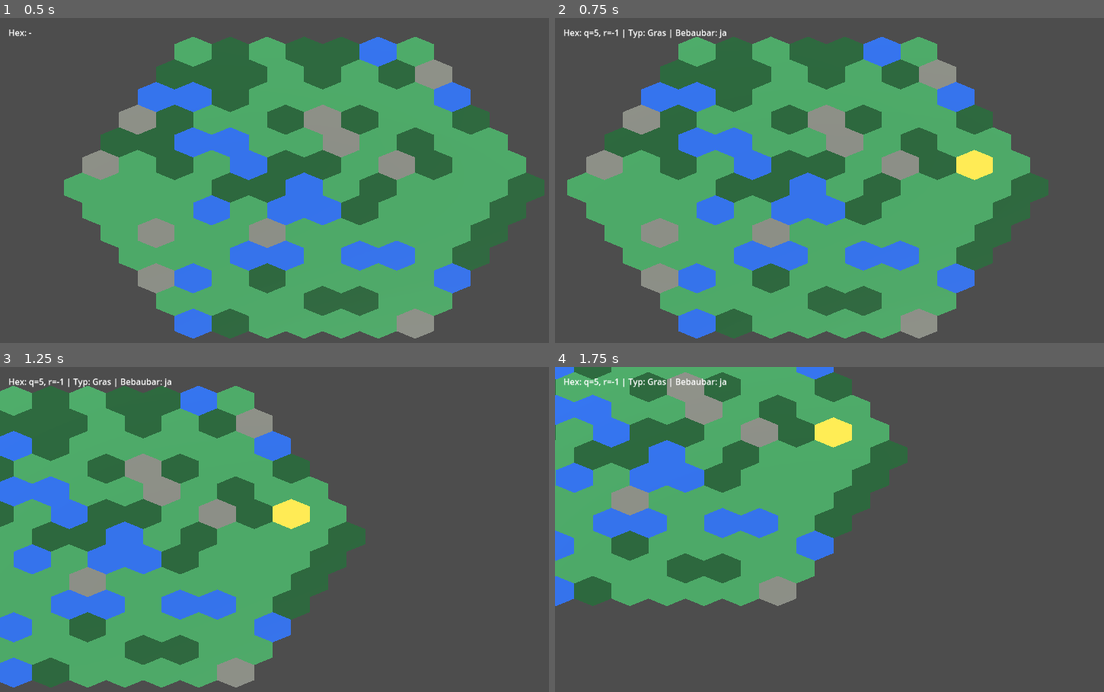
Above: before the commit, frames 1-4 (two rows, left to right).
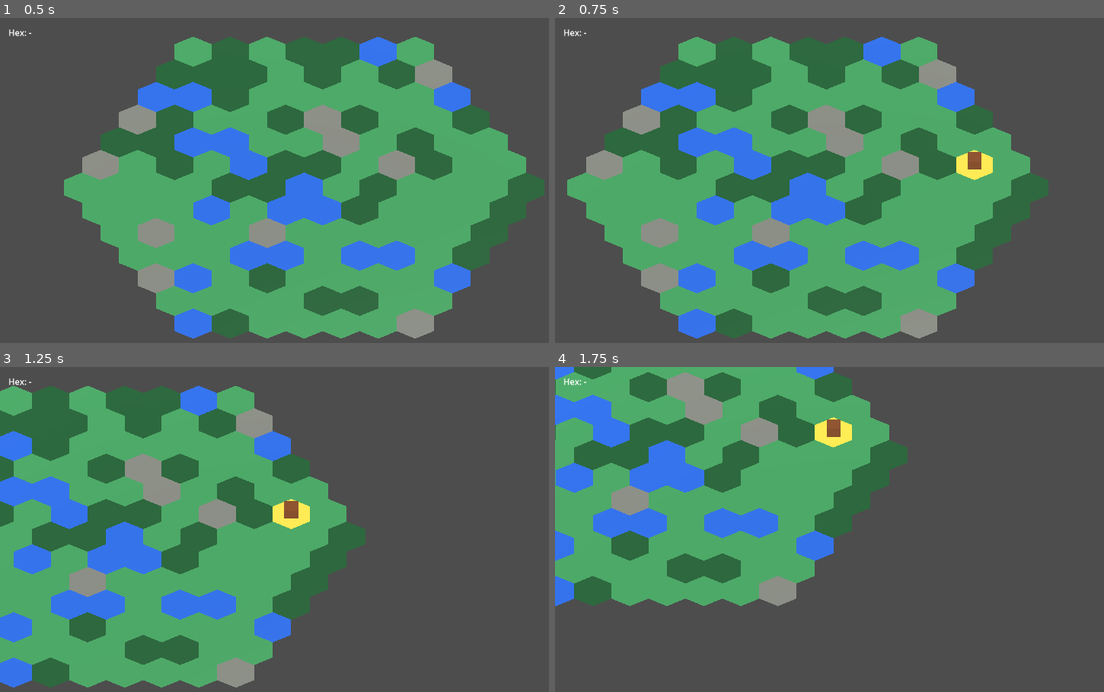
Above: after the commit, the same moments.

Repository: Ranu4922/CodexGame
Game: Godot game, scene res://scenes/Main.tscn
Two runs of this game, one before a commit and one after it. Both use one fixed random seed, a clock stepped at 60 frames per second and the inputs below.
Inputs (mouse positions are in pixels of both pictures, inside the frame that each line leads up to):
- Up to frame 1 (0.5 s): no input
- Up to frame 2 (0.75 s): tap Enter at 0.5 s; move the mouse to (994, 170) at 0.52 s; hold D from 0.53 s (still down); tap B at 0.6 s; click (994, 170) at 0.67 s
- Up to frame 3 (1.25 s): keep holding D
- Up to frame 4 (1.75 s): move the mouse to (736, 555) at 1.27 s; release D at 1.28 s; hold S from 1.28 s (still down); tap B at 1.35 s

Frame 1 is identical in both runs. In frame 2, 0.4% of the frame differs, in the area x 5-78%, y 3-47%; in frame 3, 0.4%, in the area x 5-55%, y 3-47%; in frame 4, 0.4%.

Commit message:
Add simple build mode and lumberjack hut

Diff:
--- a/scripts/hex_grid.gd
+++ b/scripts/hex_grid.gd
@@ -1,6 +1,6 @@
 extends Node3D
 
-signal hex_selected(q: int, r: int, tile_type: String, buildable: bool)
+signal hex_selected(q: int, r: int, tile_type: String, buildable: bool, has_building: bool)
 
 @export var radius: int = 6
 @export var hex_size: float = 1.0
@@ -9,7 +9,9 @@
 
 var selected_tile: MeshInstance3D
 var selected_material: StandardMaterial3D
+var building_material: StandardMaterial3D
 var tile_materials: Dictionary = {}
+var build_mode: bool = false
 
 
 func _ready() -> void:
@@ -20,6 +22,7 @@
 		"Stein": _make_material(Color(0.45, 0.46, 0.43)),
 	}
 	selected_material = _make_material(Color(0.95, 0.78, 0.25))
+	building_material = _make_material(Color(0.46, 0.25, 0.10))
 	_generate_grid()
 
 
@@ -43,6 +46,7 @@
 	tile.set_meta("r", r)
 	tile.set_meta("tile_type", tile_type)
 	tile.set_meta("buildable", _is_tile_buildable(tile_type))
+	tile.set_meta("has_building", false)
 	add_child(tile)
 
 	var body := StaticBody3D.new()
@@ -110,6 +114,10 @@
 
 
 func _unhandled_input(event: InputEvent) -> void:
+	if event is InputEventKey and event.pressed and not event.echo and event.keycode == KEY_B:
+		build_mode = not build_mode
+		print("Baumodus: %s" % ("an" if build_mode else "aus"))
+
 	if event is InputEventMouseButton and event.pressed and event.button_index == MOUSE_BUTTON_LEFT:
 		_select_tile_under_mouse()
 
@@ -133,11 +141,15 @@
 	var tile := collider.get_parent()
 	if tile is MeshInstance3D and tile.has_meta("q") and tile.has_meta("r"):
 		_set_selected_tile(tile)
+		if build_mode and tile.get_meta("buildable") and not tile.get_meta("has_building"):
+			_place_lumberjack_hut(tile)
+
 		hex_selected.emit(
 			tile.get_meta("q"),
 			tile.get_meta("r"),
 			tile.get_meta("tile_type"),
-			tile.get_meta("buildable")
+			tile.get_meta("buildable"),
+			tile.get_meta("has_building")
 		)
 
 
@@ -149,6 +161,21 @@
 	selected_tile.material_override = selected_material
 
 
+func _place_lumberjack_hut(tile: MeshInstance3D) -> void:
+	var marker := MeshInstance3D.new()
+	marker.name = "Holzfaellerhuette"
+
+	var mesh := BoxMesh.new()
+	mesh.size = Vector3(0.65, 0.55, 0.65)
+	marker.mesh = mesh
+	marker.material_override = building_material
+	marker.position = Vector3(0.0, tile_height + 0.28, 0.0)
+
+	tile.add_child(marker)
+	tile.set_meta("has_building", true)
+	tile.set_meta("building_name", "Holzfällerhütte")
+
+
 func _make_material(color: Color) -> StandardMaterial3D:
 	var material := StandardMaterial3D.new()
 	material.albedo_color = color
